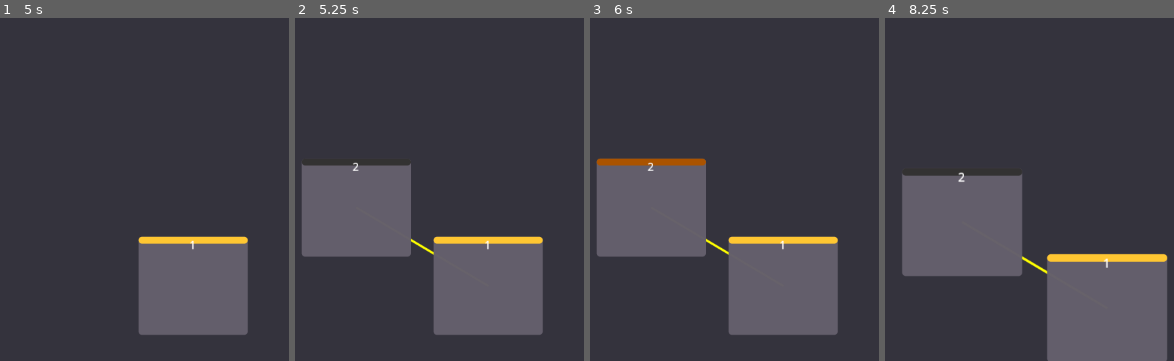
Above: before the commit, frames 1-4 (left to right).
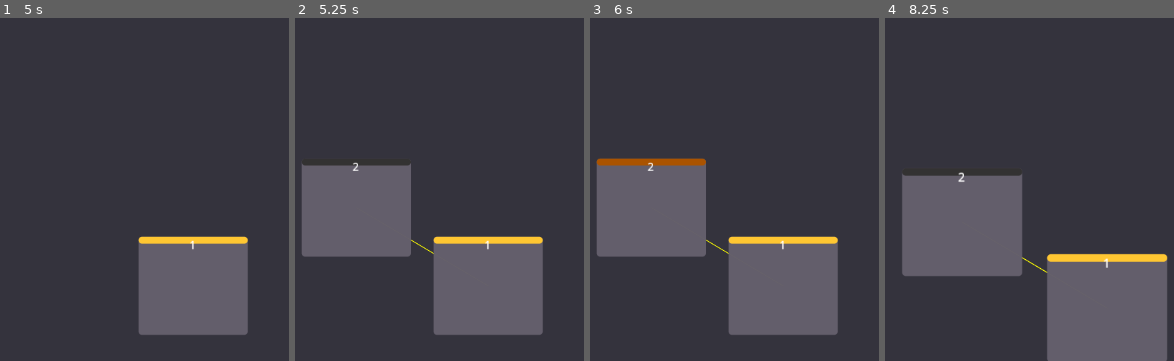
Above: after the commit, the same moments.

Repository: teodosin/karta_proto
Game: Godot game, scene res://main_graph_view/main_graph_view.tscn
Same seed, same stepped clock (60 frames per second), same inputs: the game is played once before the commit and once after it. The engine's default icon, where the game draws it, is replaced by a stand-in: a white triangle on a blue panel in a dark square.
Inputs (mouse positions are in pixels of both pictures, inside the frame that each line leads up to):
- Up to frame 1 (5 s): tap Enter at 0.5, 2, 3.5 s; move the mouse to (127, 227) at 0.52 s; hold Tab (createNewNode) 0.53-1.28 s; click (127, 227) at 0.67 s; tap Space at 1.25, 2.75, 4.25 s; move the mouse to (182, 230) at 1.27 s; click (182, 230) at 1.35 s; move the mouse to (outside the picture) at 2.02 s; hold Right mouse button (mouseRight) 2.03-2.78 s; click (outside the picture) at 2.17 s; move the mouse to (205, 138) at 2.77 s; tap Middle mouse button (panCamera) at 2.85 s; click (205, 138) at 2.92 s; move the mouse to (46, 24) at 3.52 s; hold Mouse wheel up (zoomInCamera) 3.53-4.28 s; click (46, 24) at 3.67 s; move the mouse to (outside the picture) at 4.27 s; tap Mouse wheel down (zoomOutCamera) at 4.35 s; click (outside the picture) at 4.42 s
- Up to frame 2 (5.25 s): move the mouse to (300, 158) at 5.02 s; hold Tab (createNewNode) from 5.03 s (still down); click (300, 158) at 5.17 s
- Up to frame 3 (6 s): move the mouse to (650, 162) at 5.77 s; release Tab (createNewNode) at 5.78 s; click (650, 162) at 5.85 s
- Up to frame 4 (8.25 s): move the mouse to (1012, 227) at 6.52 s; hold Right mouse button (mouseRight) 6.53-7.28 s; click (1012, 227) at 6.67 s; move the mouse to (outside the picture) at 7.27 s; tap Middle mouse button (panCamera) at 7.35 s; click (outside the picture) at 7.42 s; move the mouse to (outside the picture) at 8.02 s; hold Mouse wheel up (zoomInCamera) from 8.03 s (still down); click (outside the picture) at 8.17 s

Frame 1 is identical in both runs. In frame 2, less than 0.1% of the frame differs, in the area x 40-49%, y 64-70%; in frame 3, less than 0.1%; in frame 4, 0.1%, in the area x 47-57%, y 69-75%.

Commit message:
Crudely implement a narrower wire if it is connected to focal

Diff:
--- a/main_graph_view/wire_view_base.gd
+++ b/main_graph_view/wire_view_base.gd
@@ -22,7 +22,13 @@
 
 	queue_redraw()
 func _draw():
-	draw_line(
-		sourcePos,
-		targetPos, Color.YELLOW, 2.0 * source.fadeOut * target.fadeOut, true
-	)
+	if source.isFocal or target.isFocal:
+		draw_line(
+			sourcePos,
+			targetPos, Color.YELLOW, 0.5 * source.fadeOut * target.fadeOut, true
+		)
+	else:
+		draw_line(
+			sourcePos,
+			targetPos, Color.YELLOW, 2.0 * source.fadeOut * target.fadeOut, true
+		)
--- a/project.godot
+++ b/project.godot
@@ -102,4 +102,5 @@
 [rendering]
 
 environment/defaults/default_clear_color=Color(0.203922, 0.2, 0.239216, 1)
+anti_aliasing/quality/msaa_2d=2
 anti_aliasing/quality/screen_space_aa=1
